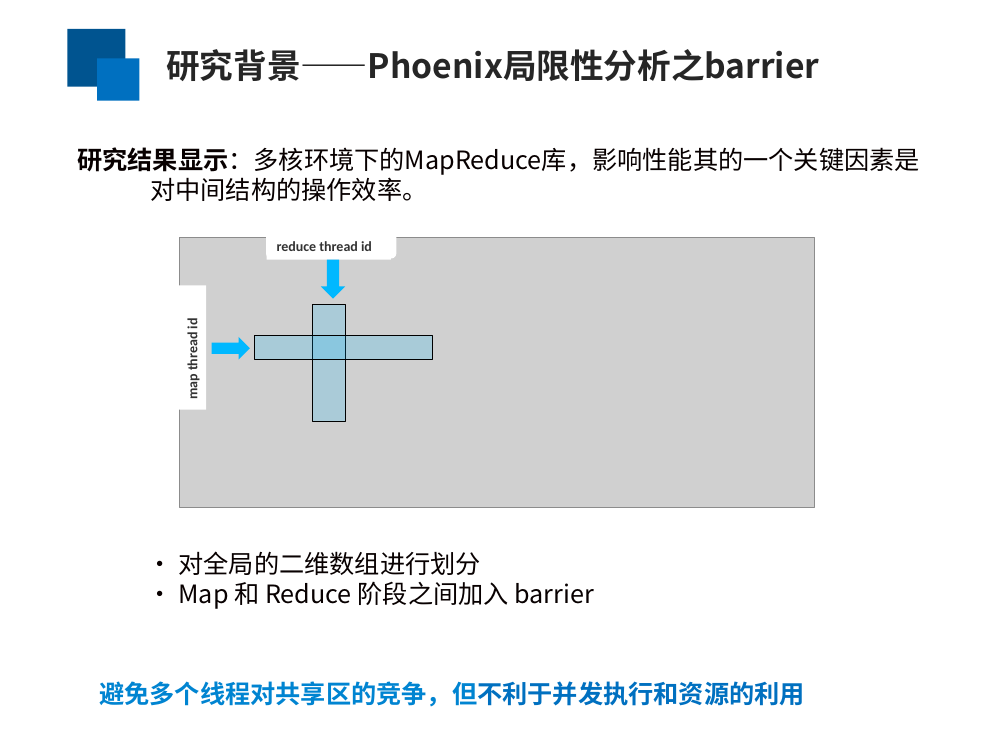
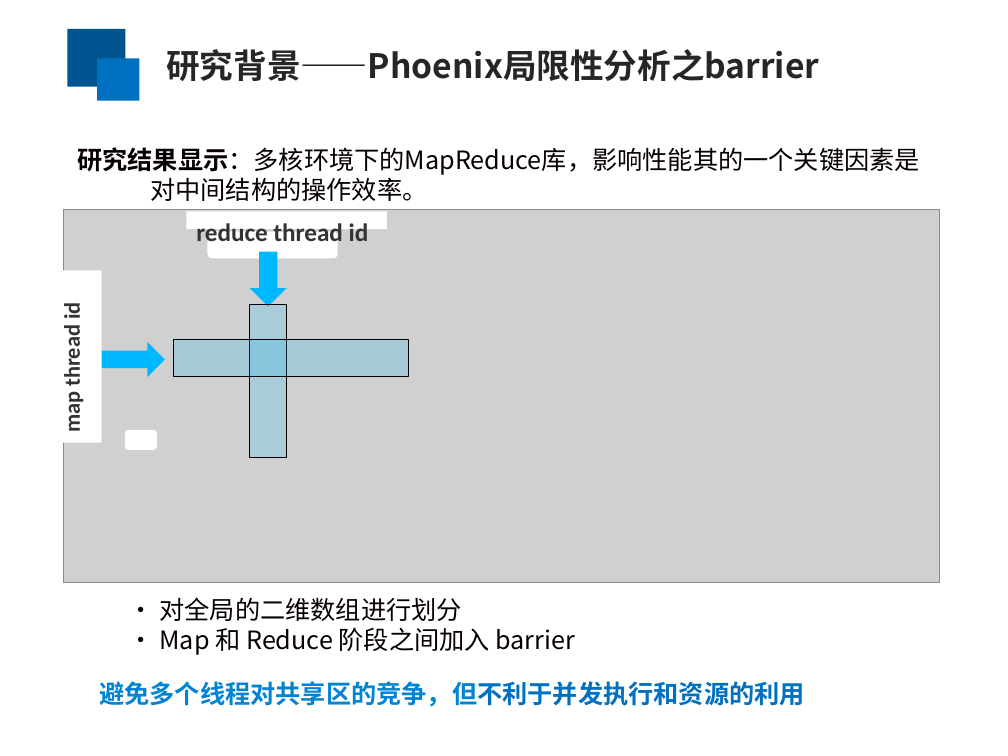
Before and after one commit to yufenyu/work, a slide deck: slide 4 of dmr_paper/paper/chinaSys-2016.ppt. Drawn at 1008x756 pixels with LibreOffice and Linux fonts; fonts in the diff are those of the drawing; grey boxes stand for pictures. Boxes give left, top, right and bottom in pixels: in the first picture for what was removed or moved away, otherwise in the second. Text is boxed around its words. In the diff, an @@ line names an element or a change of style, - is before the commit and + after.

```diff
--- a/dmr_paper/paper/chinaSys-2016.ppt
+++ b/dmr_paper/paper/chinaSys-2016.ppt
@@ picture: place and size @@
-picture at [179,238,814,508]
+picture at [64,210,939,583]
@@ rectangle "reduce thread id": place and size @@
-rectangle "reduce thread id" at [267,232,391,259]
+rectangle "reduce thread id" at [186,212,387,230]
@@ rectangle "reduce thread id" at [186,212,387,230]: size 10 to 18 pt @@
@@ rounded rectangle: place and size @@
-rounded rectangle at [267,232,396,258]
+rounded rectangle at [208,232,337,258]
@@ down arrow: place and size @@
-down arrow at [321,260,345,299]
+down arrow at [250,252,286,306]
@@ rectangle "map thread id": place and size @@
-rectangle "map thread id" at [178,285,206,409]
+rectangle "map thread id" at [52,270,102,443]
@@ rectangle "map thread id" at [52,270,102,443]: size 10 to 16 pt @@
@@ rounded rectangle: place and size @@
-rounded rectangle at [98,328,134,354]
+rounded rectangle at [0,328,16,354]
@@ rectangle: place and size @@
-rectangle at [312,304,345,421]
+rectangle at [250,304,286,459]
@@ right arrow: place and size @@
-right arrow at [212,337,250,360]
+right arrow at [91,342,164,377]
@@ rectangle: place and size @@
-rectangle at [255,336,433,360]
+rectangle at [173,340,409,377]
@@ text "• 对全局的二维数组进行划分": place and size @@
-text "• 对全局的二维数组进行划分" at [178,551,594,609]
+text "• 对全局的二维数组进行划分" at [160,597,576,655]
```
Also in this commit, not shown: 14 other slides changed.
